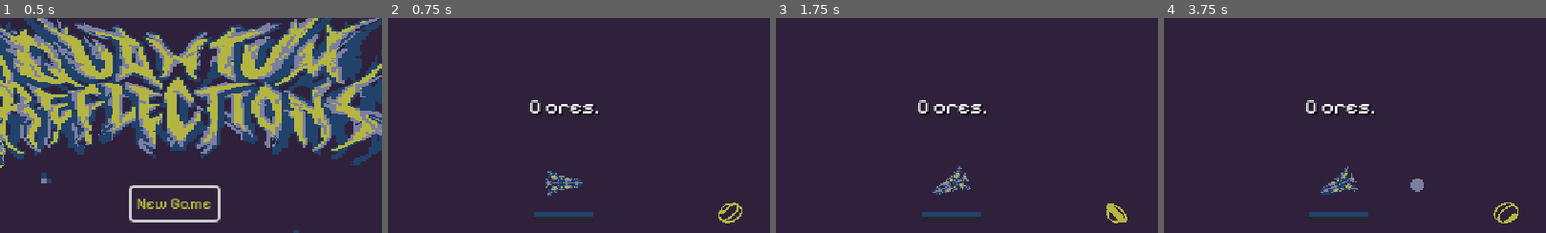
Above: before the commit, frames 1-4 (left to right).
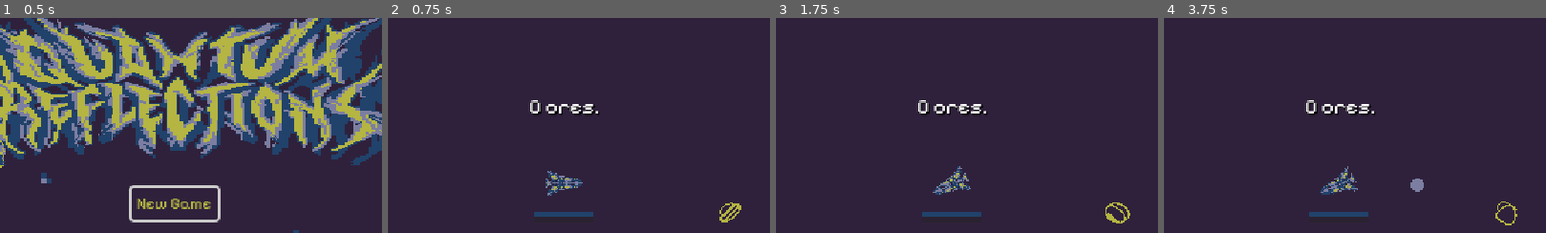
Above: after the commit, the same moments.

Repository: iparosds/Quantum-Reflections
Game: Godot game, scene res://scenes/menu.tscn
Two runs of this game, one before a commit and one after it. Both use one fixed random seed, a clock stepped at 60 frames per second and the inputs below.
Inputs (mouse positions are % of the whole screen's width and height, from its top left):
- Up to frame 1 (0.5 s): no input
- Up to frame 2 (0.75 s): click "New Game" at 0.5 s
- Up to frame 3 (1.75 s): tap Enter (enter) at 1.25, 1.35 s; move the mouse to (72, 45) at 1.27 s; hold Right (move_right) from 1.28 s (still down)
- Up to frame 4 (3.75 s): move the mouse to (30, 55) at 2.02 s; release Right (move_right) at 2.03 s; hold Escape (back) 2.03-2.78 s; tap Enter (enter) at 2.1, 2.85, 3.6 s; move the mouse to (60, 28) at 2.77 s; hold Right (move_right) 2.78-3.53 s; move the mouse to (45, 70) at 3.52 s; hold Up (move_up) from 3.53 s (still down)
The pictures show only the part of the screen within x 27-77%, y 12-62%; the shares and areas given below are measured in that part.

Frame 1 is identical in both runs. In frame 2, 0.3% of the frame differs, in the area x 86-93%, y 85-96%; in frame 3, 0.3%; in frame 4, 0.3%.

Commit message:
invertidos 1

Diff:
--- a/scenes/black_hole.tscn
+++ b/scenes/black_hole.tscn
@@ -1,7 +1,8 @@
-[gd_scene load_steps=11 format=3 uid="uid://b41jjpavdldes"]
+[gd_scene load_steps=18 format=3 uid="uid://b41jjpavdldes"]
 
 [ext_resource type="Script" path="res://scripts/black_hole.gd" id="1_10fyn"]
 [ext_resource type="Texture2D" uid="uid://cdhax1x2tonm3" path="res://assets/sprites/buraco negro.png" id="1_glvi2"]
+[ext_resource type="Texture2D" uid="uid://np04pydarl48" path="res://assets/sprites/mundo invertido/buraco negro invertido.png" id="3_7ikdj"]
 
 [sub_resource type="AtlasTexture" id="AtlasTexture_1yp22"]
 atlas = ExtResource("1_glvi2")
@@ -25,6 +26,30 @@
 
 [sub_resource type="AtlasTexture" id="AtlasTexture_62stn"]
 atlas = ExtResource("1_glvi2")
+region = Rect2(320, 0, 64, 59)
+
+[sub_resource type="AtlasTexture" id="AtlasTexture_u8r1r"]
+atlas = ExtResource("3_7ikdj")
+region = Rect2(0, 0, 64, 59)
+
+[sub_resource type="AtlasTexture" id="AtlasTexture_g3tt5"]
+atlas = ExtResource("3_7ikdj")
+region = Rect2(64, 0, 64, 59)
+
+[sub_resource type="AtlasTexture" id="AtlasTexture_c1agj"]
+atlas = ExtResource("3_7ikdj")
+region = Rect2(128, 0, 64, 59)
+
+[sub_resource type="AtlasTexture" id="AtlasTexture_hp1lp"]
+atlas = ExtResource("3_7ikdj")
+region = Rect2(192, 0, 64, 59)
+
+[sub_resource type="AtlasTexture" id="AtlasTexture_itjhn"]
+atlas = ExtResource("3_7ikdj")
+region = Rect2(256, 0, 64, 59)
+
+[sub_resource type="AtlasTexture" id="AtlasTexture_f2dvn"]
+atlas = ExtResource("3_7ikdj")
 region = Rect2(320, 0, 64, 59)
 
 [sub_resource type="SpriteFrames" id="SpriteFrames_4rwcr"]
@@ -51,6 +76,29 @@
 "loop": true,
 "name": &"default",
 "speed": 5.0
+}, {
+"frames": [{
+"duration": 1.0,
+"texture": SubResource("AtlasTexture_u8r1r")
+}, {
+"duration": 1.0,
+"texture": SubResource("AtlasTexture_g3tt5")
+}, {
+"duration": 1.0,
+"texture": SubResource("AtlasTexture_c1agj")
+}, {
+"duration": 1.0,
+"texture": SubResource("AtlasTexture_hp1lp")
+}, {
+"duration": 1.0,
+"texture": SubResource("AtlasTexture_itjhn")
+}, {
+"duration": 1.0,
+"texture": SubResource("AtlasTexture_f2dvn")
+}],
+"loop": true,
+"name": &"quantum",
+"speed": 5.0
 }]
 
 [sub_resource type="CircleShape2D" id="CircleShape2D_ae7m5"]
@@ -62,6 +110,7 @@
 [node name="AnimatedSprite2D" type="AnimatedSprite2D" parent="."]
 sprite_frames = SubResource("SpriteFrames_4rwcr")
 autoplay = "default"
+frame_progress = 0.794464
 
 [node name="CollisionShape2D" type="CollisionShape2D" parent="."]
 shape = SubResource("CircleShape2D_ae7m5")
--- a/scenes/bullet.tscn
+++ b/scenes/bullet.tscn
@@ -35,6 +35,10 @@
 atlas = ExtResource("2_3r8ol")
 region = Rect2(0, 0, 53, 49)
 
+[sub_resource type="AtlasTexture" id="AtlasTexture_adtbf"]
+atlas = ExtResource("2_3r8ol")
+region = Rect2(53, 0, 53, 49)
+
 [sub_resource type="SpriteFrames" id="SpriteFrames_jbvwe"]
 animations = [{
 "frames": [{
@@ -70,6 +74,14 @@
 "loop": true,
 "name": &"default",
 "speed": 5.0
+}, {
+"frames": [{
+"duration": 1.0,
+"texture": SubResource("AtlasTexture_adtbf")
+}],
+"loop": true,
+"name": &"quantum",
+"speed": 5.0
 }]
 
 [sub_resource type="CircleShape2D" id="CircleShape2D_qfyl0"]
@@ -83,6 +95,7 @@
 [node name="Projectile" type="AnimatedSprite2D" parent="."]
 unique_name_in_owner = true
 sprite_frames = SubResource("SpriteFrames_jbvwe")
+animation = &"quantum"
 
 [node name="CollisionShape2D" type="CollisionShape2D" parent="."]
 shape = SubResource("CircleShape2D_qfyl0")
--- a/scenes/portal.tscn
+++ b/scenes/portal.tscn
@@ -166,7 +166,7 @@
 [node name="AnimatedSprite2D" type="AnimatedSprite2D" parent="."]
 sprite_frames = SubResource("SpriteFrames_1eblb")
 autoplay = "default"
-frame_progress = 0.536792
+frame_progress = 0.267865
 
 [node name="CollisionShape2D" type="CollisionShape2D" parent="."]
 shape = SubResource("CircleShape2D_ow35e")
--- a/scripts/Bullet.gd
+++ b/scripts/Bullet.gd
@@ -2,6 +2,7 @@
 extends Area2D
 
 @export_range(0, 300, .2, "or_greater") var move_speed : float = 200.0
+@onready var game = get_node("/root/Game")
 
 var travelled_distance = 0
 const SPEED = 200
@@ -14,11 +15,15 @@
 	direction = Vector2.RIGHT.rotated(bullet_rotation)
 
 func _physics_process(delta):
-	position += direction * move_speed * delta
-
-	travelled_distance += move_speed * delta
-	if travelled_distance > RANGE:
-		queue_free()
+	if move_speed != 0:
+		if game.quantum == false:
+			%Projectile.play("default")
+		else:
+			%Projectile.play("quantum")
+		position += direction * move_speed * delta
+		travelled_distance += move_speed * delta
+		if travelled_distance > RANGE:
+			queue_free()
 
 func _on_body_entered(body):
 	if body.has_method("take_damage"):
--- a/scripts/Pause.gd
+++ b/scripts/Pause.gd
@@ -2,7 +2,6 @@
 
 func _process(delta):
 	if Input.is_action_just_pressed("pause"):
-		print(get_tree().paused)
 		if get_tree().paused == true:
 			%Pause.visible = false
 			get_tree().paused = false
--- a/scripts/black_hole.gd
+++ b/scripts/black_hole.gd
@@ -10,6 +10,12 @@
 				game.game_over()
 				print("acabou")
 
+func _physics_process(delta):
+	if game.quantum == false:
+		$AnimatedSprite2D.play("default")
+	else:
+		$AnimatedSprite2D.play("quantum")
+
 func _on_body_exited(body):
 	activated = true
 	pass
--- a/scripts/portal.gd
+++ b/scripts/portal.gd
@@ -4,8 +4,14 @@
 var activated = true
 
 func activate_portal():
+	get_tree().paused = true
 	print('entrou')
 	pass
+
+func _process(delta):
+	if Input.is_action_just_pressed("pause"):
+		if get_tree().paused == true:
+			get_tree().paused = false
 
 func _on_body_entered(body):
 	if activated == true:
Binary file added: assets/sprites/mundo invertido/asteroide01.png
Not shown, added: assets/sprites/mundo invertido/asteroide01.png.import
Binary file added: assets/sprites/mundo invertido/asteroide02.png
Not shown, added: assets/sprites/mundo invertido/asteroide02.png.import
Binary file added: assets/sprites/mundo invertido/asteroide03.png
Not shown, added: assets/sprites/mundo invertido/asteroide03.png.import
Binary file added: assets/sprites/mundo invertido/buraco negro invertido.png
Not shown, added: assets/sprites/mundo invertido/buraco negro invertido.png.import
Binary file added: assets/sprites/mundo invertido/explode_asteroide.png
Not shown, added: assets/sprites/mundo invertido/explode_asteroide.png.import
Binary file added: assets/sprites/mundo invertido/explosao nova.png
Not shown, added: assets/sprites/mundo invertido/explosao nova.png.import
(and 7 more such lines)
